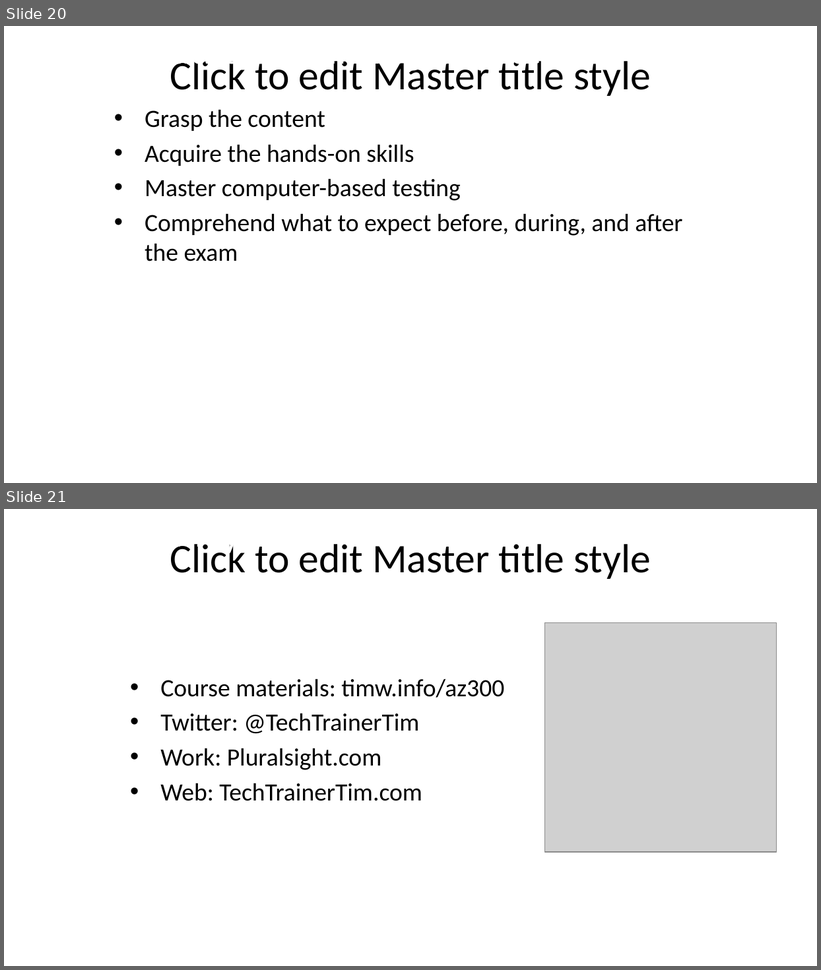
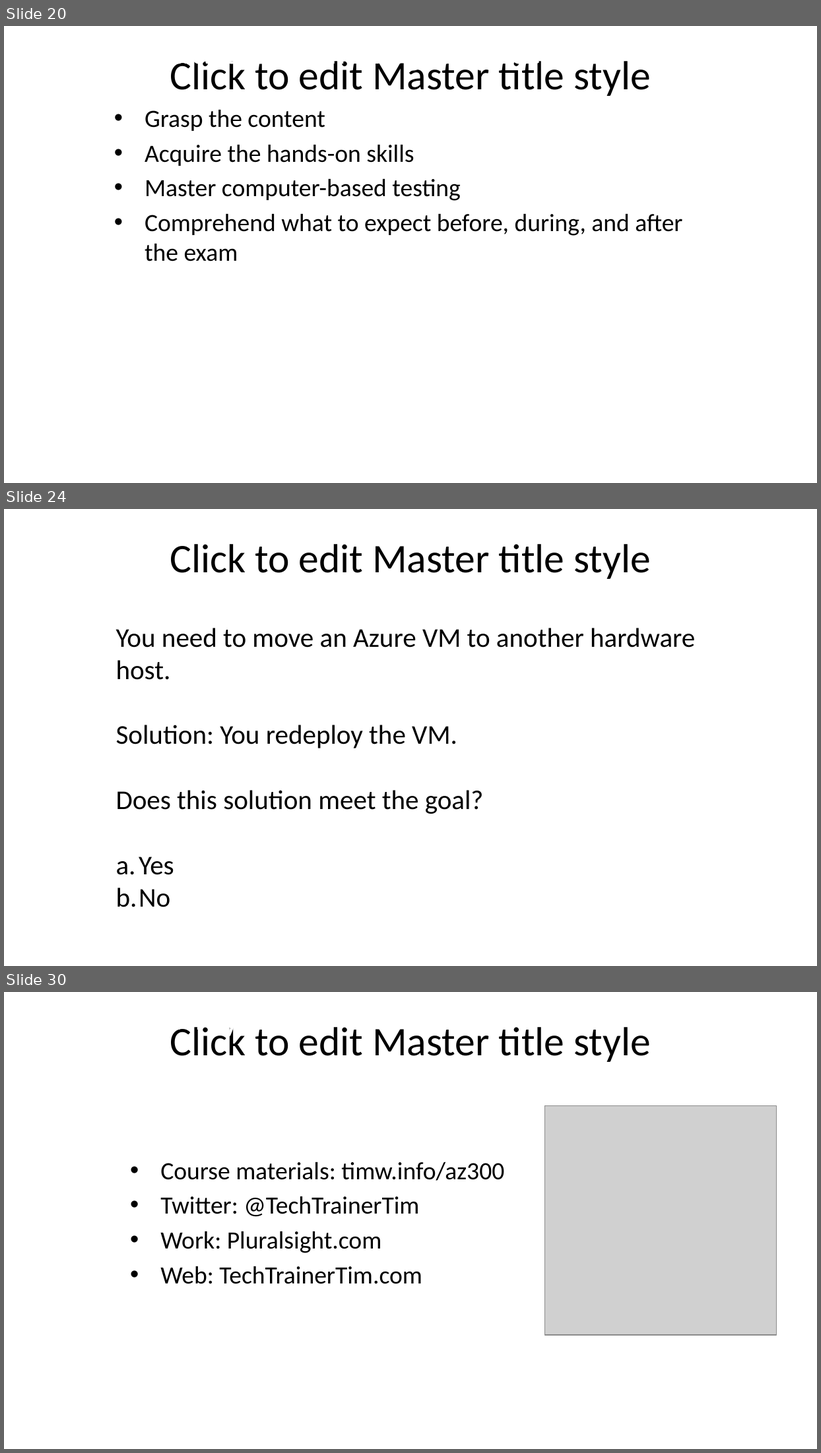
Before and after one commit to timothywarner/azure-arch-crash-course, a slide deck: warner-AZ300.pptx. Shown one above the other, each under a label of ours: slides 20 and 21 before the commit, slides 20, 24 and 30 after it; the slides between them are not shown. The pictures are 821x970 and 821x1453 pixels, drawn with LibreOffice and Linux fonts; fonts in the diff are those of the drawing; grey boxes stand for pictures; background and template pictures are left out. Boxes give left, top, right and bottom in pixels: in the first picture for what was removed or moved away, otherwise in the second. Text is boxed around its words. In the diff, an @@ line names an element or a change of style, - is before the commit and + after.

```diff
--- a/warner-AZ300.pptx
+++ b/warner-AZ300.pptx
@@ slide 24 added at box(4, 509, 817, 966), background picture (left out); not listed: 1 template element that a slide beside it also shows @@
@@ text added at box(116, 628, 695, 908), 24 pt, text #000000 @@
+You need to move an Azure VM to another hardware host.
+Solution: You redeploy the VM.
+Does this solution meet the goal?
+a. Yes
+b. No
@@ what was slide 21 is now slide 30 @@
```
Also in this commit, not shown: 8 other slides added, 3 other files.
